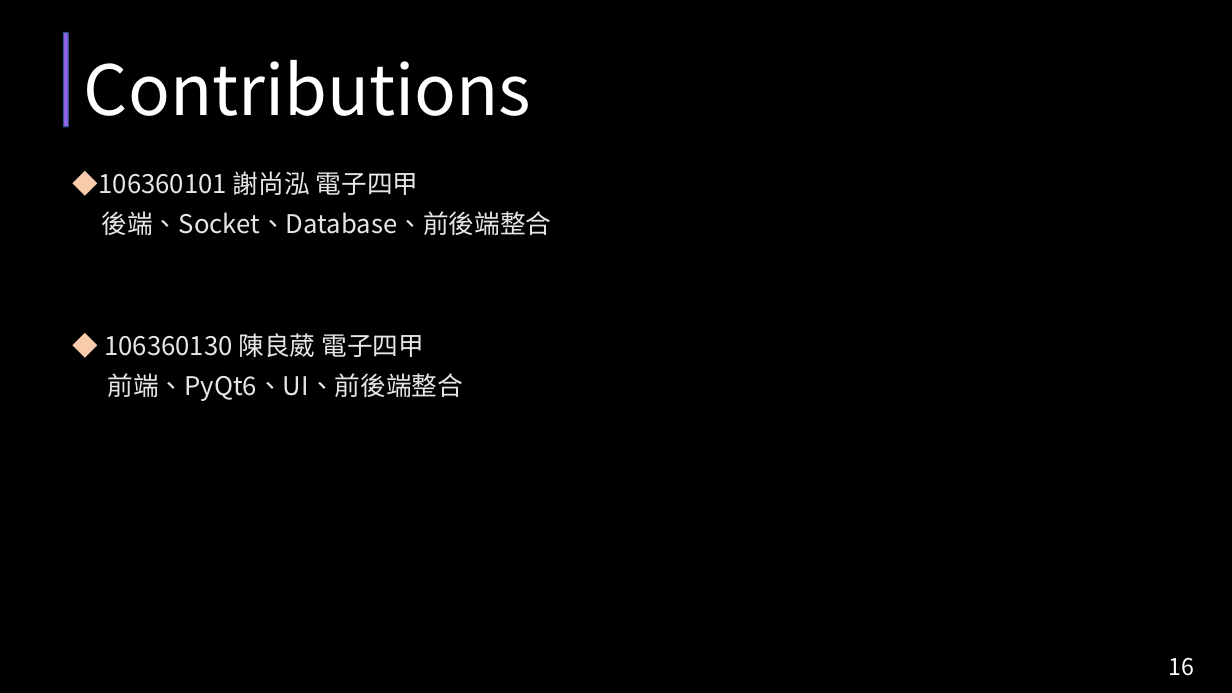
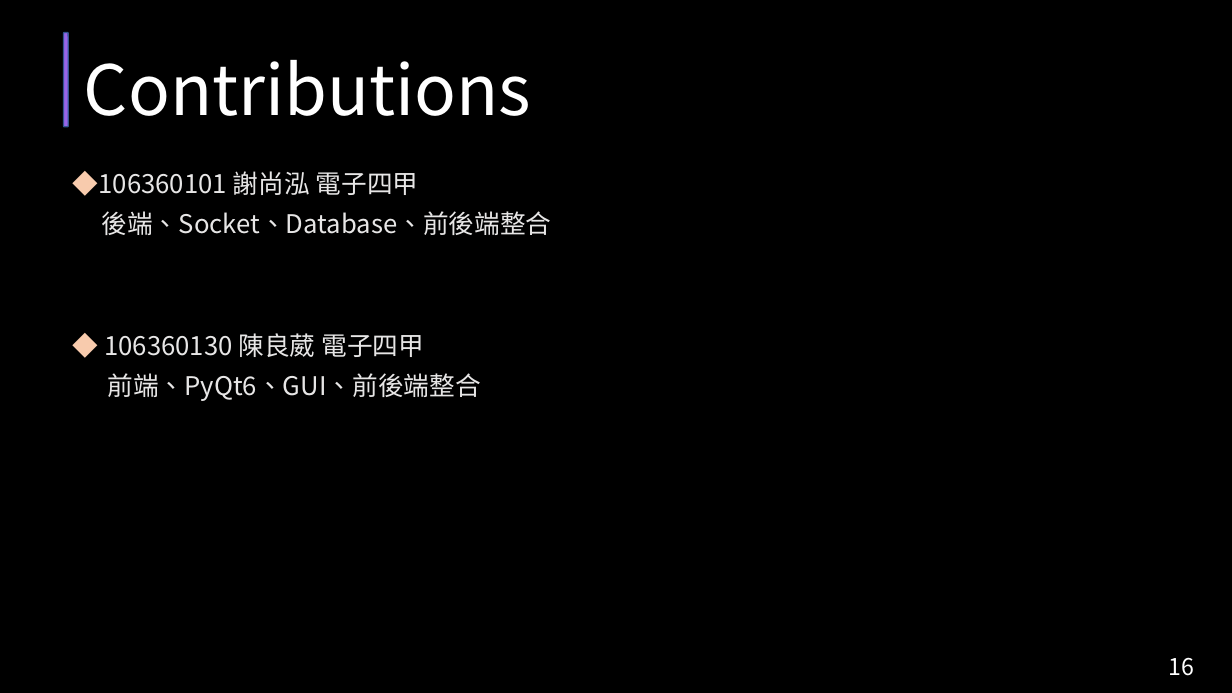
Before and after one commit to samh99474/Python_Final_Project_RecommenderSystem, a slide deck: slide 16 of 報告資料/期末報告Python_Movie_RecommerSystem.pptx. Drawn at 1232x693 pixels with LibreOffice and Linux fonts; fonts in the diff are those of the drawing. Boxes give left, top, right and bottom in pixels: in the first picture for what was removed or moved away, otherwise in the second. Text is boxed around its words. In the diff, an @@ line names an element or a change of style, - is before the commit and + after.

Commit message:
samh_report v4

```diff
--- a/報告資料/期末報告Python_Movie_RecommerSystem.pptx
+++ b/報告資料/期末報告Python_Movie_RecommerSystem.pptx
@@ subtitle at box(107, 373, 481, 401): text changed @@
-前端、PyQt6、UI、前後端整合
+前端、PyQt6、GUI、前後端整合
```
